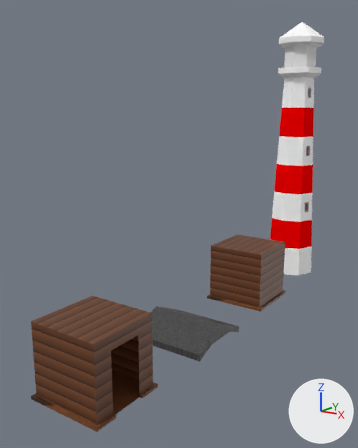
An edit to the Blender file Assets/Models/houses.blend, drawn before and after from the same camera.
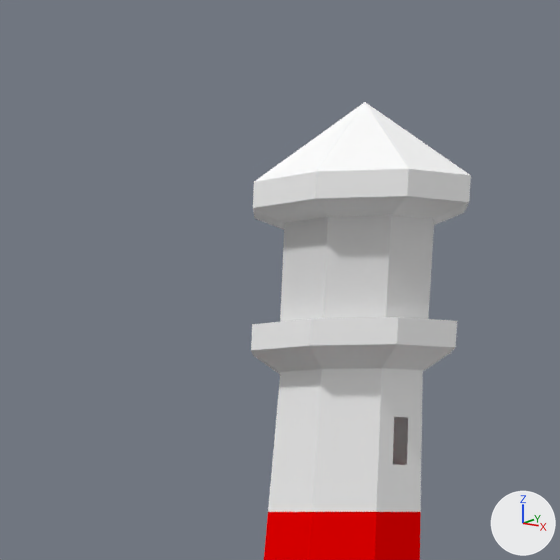
Each version is shown whole from a 50 mm camera at (4.48, -3.41, 3.4) aimed at (0.06, 2.91, 1.62), then close up on the part from 63% to 96% of the width and 0% to 26% of the height. Lighting does not change. The marker at lower right points along +X, +Y and +Z.

The scene before the commit, as lines of its bpy script (objects in view):
```python
mat_glass = diffuse_material('Glass')
mat_glass.base_color = (0.8, 0.8, 0.8)  # white #e7e7e7
me_circle_001 = bpy.data.meshes.new('Circle.001')
me_circle_001.from_pydata(...)  # 202 vertices, 203 faces; spans x 0.0..1.0, y 0.0..1.0, z 0.0..5.07
# faces by material slot: [163, 30, 10]
me_circle_001.materials.append(mat_white)  # white #ffffff
me_circle_001.materials.append(mat_red)  # red #ff0000
me_circle_001.materials.append(mat_glass)  # white #e7e7e7
ob_lighthouse = bpy.data.objects.new('Lighthouse', me_circle_001)
ob_lighthouse.location = (0.0, 6.0, 0.0)
```
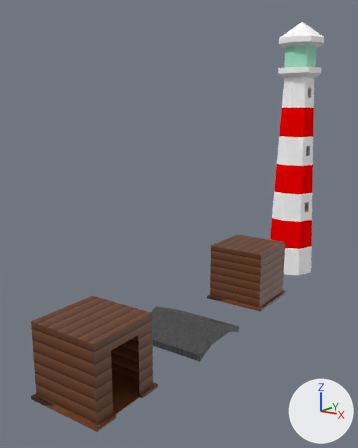
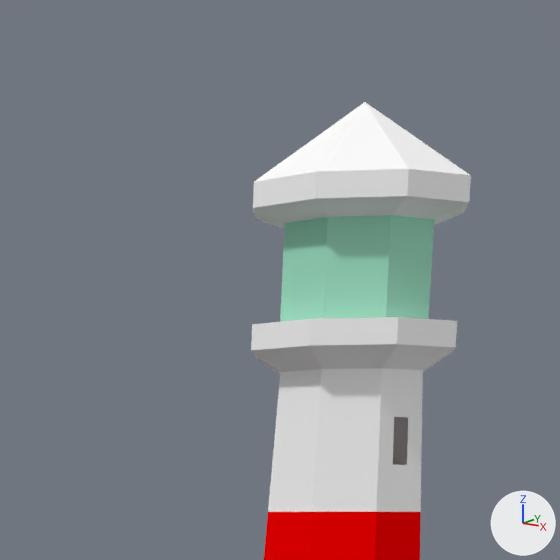
Commit message: Make glass trasnparent

Boxes [x1, y1, x2, y2] around the edits, measured in the close-ups (560 x 560 px):
'Lighthouse', recoloured (white to green): [278, 212, 437, 324] in both

The change, as a diff of the scene's bpy script:
```diff
--- a/Assets/Models/houses.blend.py
+++ b/Assets/Models/houses.blend.py
@@ mat_glass @@
 mat_glass = diffuse_material('Glass')
-mat_glass.base_color = (0.8, 0.8, 0.8)  # white #e7e7e7
+mat_glass.base_color = (0.373, 0.8, 0.592)  # green #a4e7ca
```
